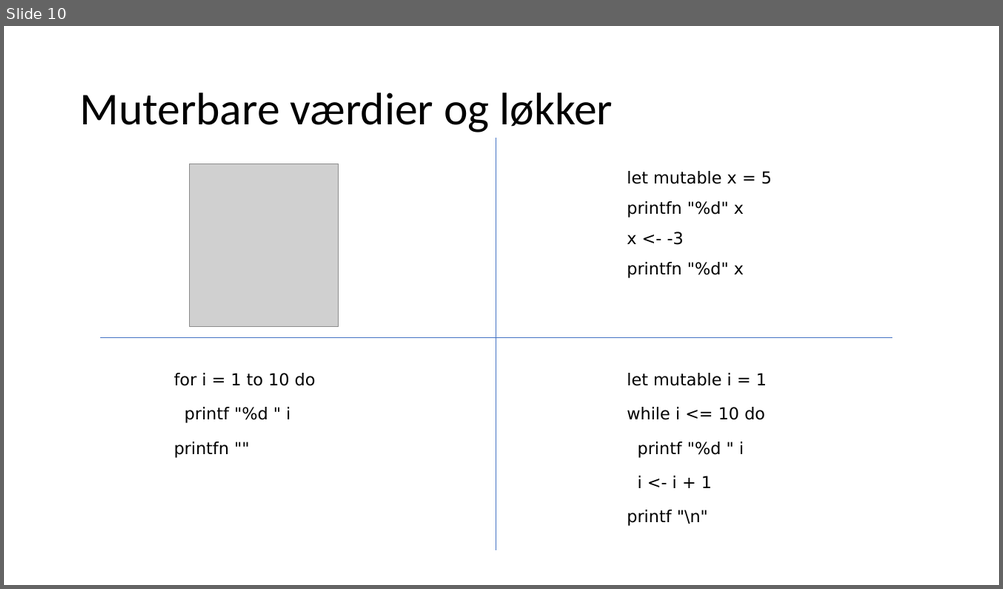
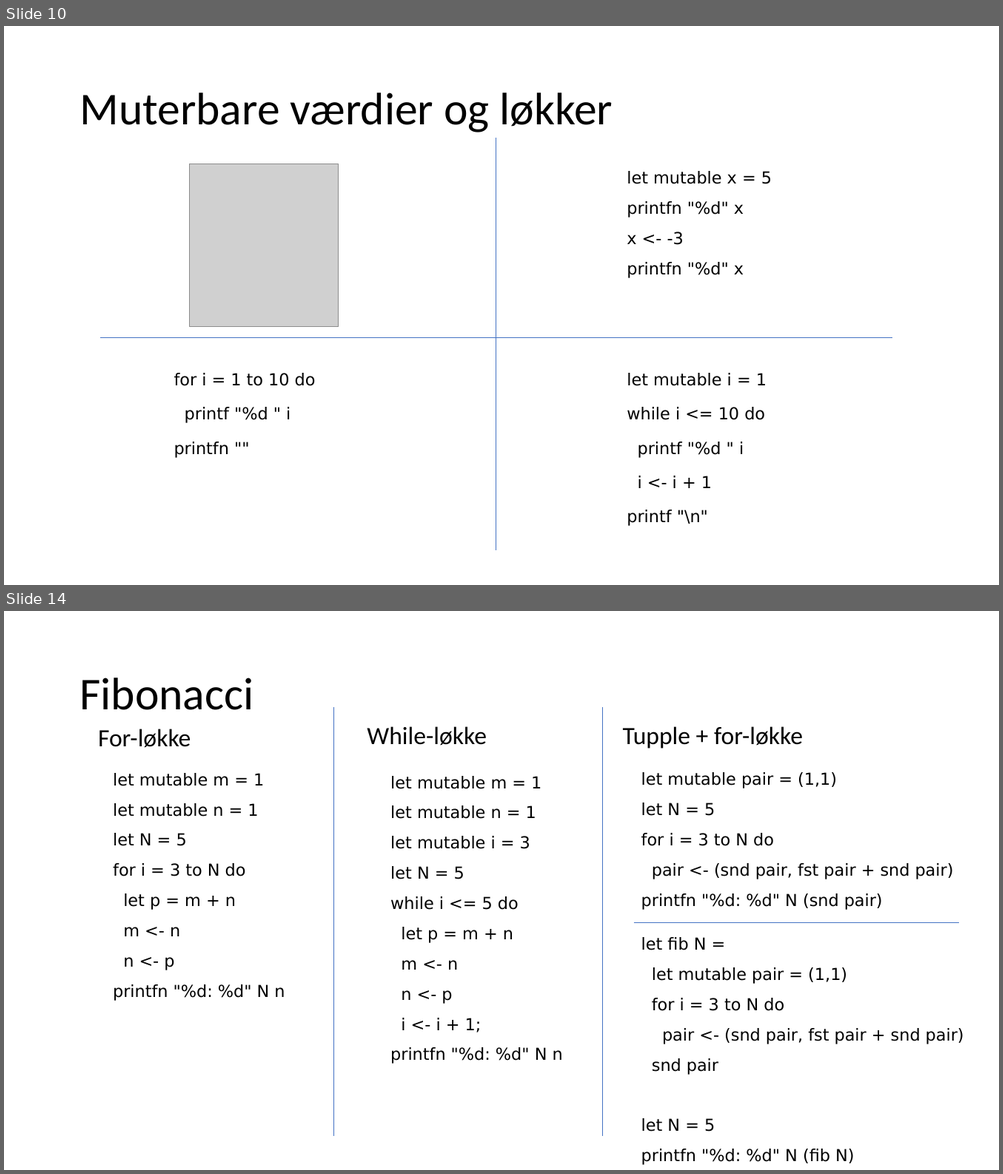
Before and after one commit to fisterloegsovs/pop22, a slide deck: lectures/3.2FunctionsNPrintf/lecture.pptx. Shown one above the other, each under a label of ours: slide 10 before the commit, slides 10 and 14 after it; the slides between them are not shown. The pictures are 1003x589 and 1003x1174 pixels, drawn with LibreOffice and Linux fonts; fonts in the diff are those of the drawing; grey boxes stand for pictures. Boxes give left, top, right and bottom in pixels: in the first picture for what was removed or moved away, otherwise in the second. Text is boxed around its words. In the diff, an @@ line names an element or a change of style, - is before the commit and + after.

```diff
--- a/lectures/3.2FunctionsNPrintf/lecture.pptx
+++ b/lectures/3.2FunctionsNPrintf/lecture.pptx
@@ slide 14 added at (4,611,999,1170), background #FFFFFF @@
@@ title added at (79,678,253,710), 44 pt, text #000000 @@
+Fibonacci
@@ line added from (334, 707) to (334, 1136), #4472C4 0.5 pt @@
@@ line added from (603, 707) to (603, 1136), #4472C4 0.5 pt @@
@@ text added at (98,729,190,748), 24 pt, text #000000 @@
+For-løkke
@@ text added at (367,726,486,746), 24 pt, text #000000 @@
+While-løkke
@@ text added at (623,726,802,749), 24 pt, text #000000 @@
+Tupple + for-løkke
@@ text added at (113,773,284,1001), 16 pt, text #000000 @@
+let mutable m = 1
+let mutable n = 1
+let N = 5
+for i = 3 to N do
+let p = m + n
+m <- n
+n <- p
+printfn "%d: %d" N n
@@ text added at (390,776,563,1064), 16 pt, text #000000 @@
+let mutable m = 1
+let mutable n = 1
+let mutable i = 3
+let N = 5
+while i <= 5 do
+let p = m + n
+m <- n
+n <- p
+i <- i + 1;
+printfn "%d: %d" N n
@@ text added at (641,772,953,910), 16 pt, text #000000 @@
+let mutable pair = (1,1)
+let N = 5
+for i = 3 to N do
+pair <- (snd pair, fst pair + snd pair)
+printfn "%d: %d" N (snd pair)
@@ line added from (634, 923) to (959, 923), #4472C4 0.5 pt @@
@@ text added at (641,937,964,1165), 16 pt, text #000000 @@
+let fib N =
+let mutable pair = (1,1)
+for i = 3 to N do
+pair <- (snd pair, fst pair + snd pair)
+snd pair
+let N = 5
+printfn "%d: %d" N (fib N)
```
Also in this commit, not shown: 6 slides changed, 7 other slides added, 1 slide removed, 14 other files.
